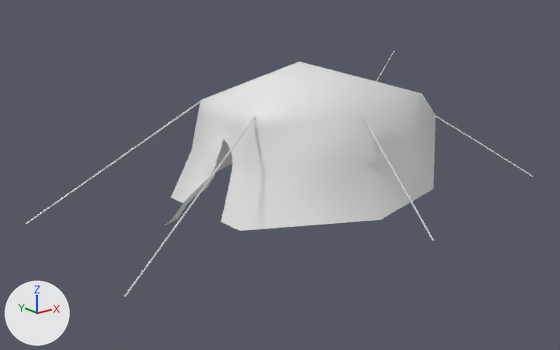
The glTF model public/models/BaseCamp/1953/tent1_1953.glb, before and after one commit.
Before and after are seen from a 50 mm camera at (-12.43, -14.36, 6.23) aimed at (-0.73, 0.27, 0.38). The lights are fixed; the arrows at lower left show +X, +Y and +Z. Vertices at the same position are counted once.

The older version as bpy lines, for what is in view:
```python
me_steak_003 = bpy.data.meshes.new('STEAK.003')
me_steak_003.from_pydata(...)  # 240 vertices, 406 faces; spans x -6.53..5.66, y -4.44..4.5, z -0.22..3.26
ob_steak = bpy.data.objects.new('STEAK', me_steak_003)
ob_steak.location = (0.0, 0.0, 0.0)
```
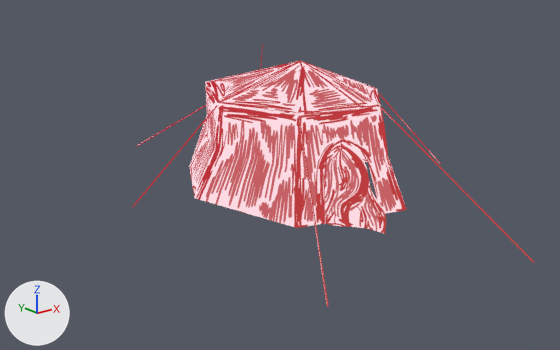
Boxes (x1, y1, x2, y2) around the edits, measured in the pictures (560 x 350 px; the box of a moved part takes in the faces that stretch with it):
'STEAK', reshaped (21% narrower, 6% taller): before (25, 50, 533, 297); after (132, 44, 534, 307)
part 1 of me_steak_003, moved or reshaped: before (124, 116, 256, 297); after (381, 107, 534, 263)
part 2 of me_steak_003, moved or reshaped: before (25, 101, 201, 225); after (298, 115, 328, 307)
part 3 of me_steak_003, moved or reshaped: before (363, 116, 434, 241); after (378, 92, 441, 164)
part 4 of me_steak_003, moved or reshaped (not visible before): after (132, 105, 217, 207)
part 5 of me_steak_003, moved or reshaped (not visible afterwards): before (436, 116, 533, 177)
part 6 of me_steak_003, moved or reshaped (not visible before): after (136, 105, 206, 147)
part 7 of me_steak_003, rebuilt (19% narrower): before (166, 62, 436, 231); after (189, 60, 407, 234)

Edits to the bpy script that builds the scene:
```text
Add img_tente1_1953:
    img_tente1_1953 = load_image('Tente1_1953', '_unpacked/Tente1_1953', 2048, 2048, 'sRGB')
Add mat_material_033:
    mat_material_033 = bpy.data.materials.new('Material.033')
    # uses the picture img_tente1_1953
Change me_steak_003:
    used by ob_steak; location = (0.0, 0.0, 0.0)
    remove me_steak_003.from_pydata(...)  # 240 vertices, 406 faces; spans x -6.53..5.66, y -4.44..4.5, z -0.22..3.26
    add me_steak_003.from_pydata(...)  # 240 vertices, 406 faces; spans x -4.21..4.45, y -6.09..7.03, z -0.3..3.18
    me_steak_003 part 1: the loose piece of 8 vertices spanning x -6.53..-2.45, y -2.38..-1.02, z -0.22..2.4 is turned 75.6 degrees about the z axis through its middle, then moved by (5.25, -2.25, -0.08), in mat_material_033
    me_steak_003 part 2: the loose piece of 8 vertices spanning x -6.53..-2.45, y 1.08..2.44, z -0.22..2.4 is turned 75.6 degrees about the z axis through its middle, then moved by (1.9, -4.84, -0.08), in mat_material_033
    me_steak_003 part 3: the loose piece of 8 vertices spanning x -0.35..-0.32, y -4.44..-2.16, z -0.02..2.34 is turned 75.6 degrees about the z axis through its middle, then moved by (3.68, 2.98, -0.08), in mat_material_033
    me_steak_003 part 4: the loose piece of 8 vertices spanning x -0.35..-0.32, y 2.22..4.5, z -0.02..2.34 is turned 75.6 degrees about the z axis through its middle, then moved by (-2.77, -2.02, -0.08), in mat_material_033
    me_steak_003 part 5: the loose piece of 8 vertices spanning x 3.59..5.66, y -2.84..-0.94, z -0.17..1.54 is turned 75.6 degrees about the z axis through its middle, then moved by (-1.41, 6.72, -0.08), in mat_material_033
    me_steak_003 part 6: the loose piece of 8 vertices spanning x 3.59..5.66, y 1.0..2.9, z -0.17..1.54 is turned 75.6 degrees about the z axis through its middle, then moved by (-5.13, 3.84, -0.08), in mat_material_033
    me_steak_003 part 7: the loose piece of 175 vertices spanning x -4.33..3.64, y -2.86..2.92, z 0.0..3.24 is rebuilt with 175 vertices and now spans x -2.67..2.92, y -3.4..4.61, z -0.08..3.16, in mat_material_033
    add me_steak_003.materials.append(mat_material_033)
```
